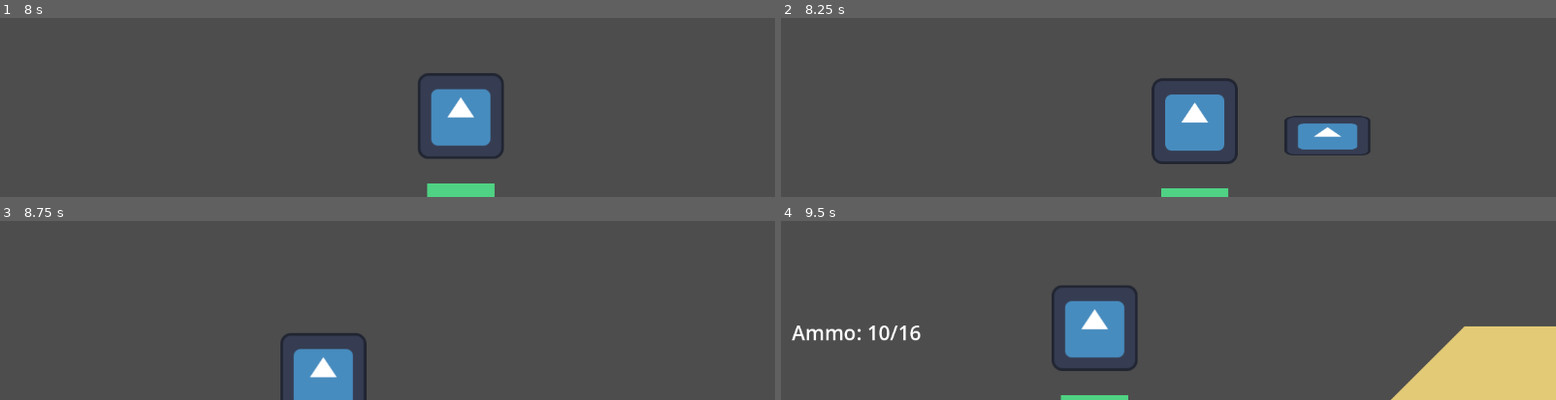
Above: before the commit, frames 1-4 (two rows, left to right).
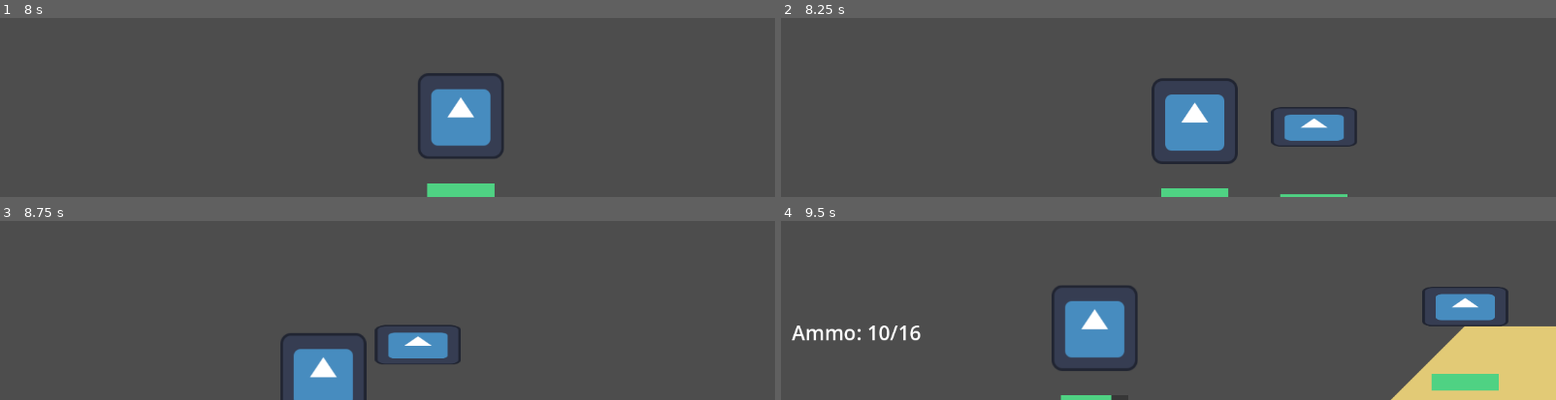
Above: after the commit, the same moments.

Repository: dzfrias/gladiator
Game: Godot game, scene res://scenes/playtest_scene.tscn
Same seed, same stepped clock (60 frames per second), same inputs: the game is played once before the commit and once after it. This scene is started directly instead of the project's main scene. The engine's default icon, where the game draws it, is replaced by a stand-in: a white triangle on a blue panel in a dark square.
Inputs (mouse positions are in pixels of both pictures, inside the frame that each line leads up to):
- Up to frame 1 (8 s): move the mouse to (348, 66) at 0.52 s; press the mouse at (348, 66) at 0.53 s; hold D (right) 0.53-2.03 s; tap Space (jump) at 0.77, 1.07, 1.52, 1.82, 3.02, 3.32, 3.77, 4.07, 4.52, 4.82, 6.02, 6.32, 6.77, 7.07, 7.52, 7.82 s; move the mouse to (620, 44) at 1.27 s; release the mouse at (620, 44) at 1.28 s; tap E (roll) at 1.35, 5.85 s; move the mouse to (outside the picture) at 2.02 s; hold Q (toggle_weapon) 2.03-2.78 s; hold A (left) 2.03-4.28 s; move the mouse to (outside the picture) at 2.77 s; click (outside the picture) at 2.85 s; move the mouse to (outside the picture) at 3.52 s; hold E (roll) 3.53-4.28 s; move the mouse to (outside the picture) at 4.27 s; hold D (right) from 4.28 s (still down); tap Q (toggle_weapon) at 4.35 s; move the mouse to (outside the picture) at 5.02 s; press the mouse at (outside the picture) at 5.03 s; move the mouse to (outside the picture) at 5.77 s; release the mouse at (outside the picture) at 5.78 s; move the mouse to (348, 66) at 6.52 s; hold Q (toggle_weapon) 6.53-7.28 s; move the mouse to (620, 44) at 7.27 s; click (620, 44) at 7.35 s
- Up to frame 2 (8.25 s): move the mouse to (outside the picture) at 8.02 s; release D (right) at 8.03 s; hold A (left) from 8.03 s (still down); hold E (roll) from 8.03 s (still down)
- Up to frame 3 (8.75 s): keep holding A (left); keep holding E (roll)
- Up to frame 4 (9.5 s): keep holding A (left); move the mouse to (outside the picture) at 8.77 s; release E (roll) at 8.78 s; tap Q (toggle_weapon) at 8.85 s; tap Space (jump) at 9.02, 9.32 s

Frame 1 is identical in both runs. In frame 2, 1.9% of the frame differs, in the area x 63-77%, y 49-100%; in frame 3, 1.5%; in frame 4, 2.4%, in the area x 42-94%, y 36-100%.

Commit message:
remove knockback and stun of weapon

Diff:
--- a/scripts/enemies/vulture.gd
+++ b/scripts/enemies/vulture.gd
@@ -7,9 +7,6 @@
 @export var x_acceleration := 300.0
 @export var stop_dist := 300.0
 @export var fly_height := 400.0
-@export var stun_duration: float = 0.1
-@export var recovery_time: float = 0.1
-@export var knockback_air_resistance: float = 5000
 @export_category("Attack")
 @export var attack_idle_time := 1.0
 @export var attack_windup_time := 0.3
@@ -38,8 +35,6 @@
 enum State {
 	IDLE,
 	TRACKING,
-	HIT,
-	RECOVER,
 	ATTACK_WINDUP,
 }
 
@@ -55,7 +50,7 @@
 	# This is the distance from the optimal idle position in the y axis
 	# this number will almost always be greater than zero
 	var fly_target := (ground_y - fly_height) - position.y
-	if fly_target > 1 and _state != State.HIT:
+	if fly_target > 1:
 		# Set our velocity to move us down (closer to fly target)
 		_velocity.y = move_toward(_velocity.y, y_speed, y_acceleration * delta)
 
@@ -97,7 +92,6 @@
 	var dy := fly_height
 	_state = State.ATTACK_WINDUP
 	await get_tree().create_timer(attack_windup_time).timeout
-	if _state != State.ATTACK_WINDUP: return
 	assert(_state == State.ATTACK_WINDUP)
 
 	_state = State.TRACKING if _tracking else State.IDLE
@@ -138,28 +132,10 @@
 
 func _on_health_damage_taken(_amount: float) -> void:
 	print("Vulture damage taken")
-	knockback()
-	_state = State.HIT
 
 func _on_health_died() -> void:
 	print("Vulture died")
 	queue_free()
-
-func knockback():
-	# Knocks enemy backs and stuns them for short duration
-	await get_tree().create_timer(stun_duration).timeout
-	_state = State.RECOVER
-	recover()
-
-func recover():
-	await get_tree().create_timer(stun_duration).timeout
-	_state = State.IDLE
-	for body in detection_zone.get_overlapping_bodies():
-		if body is Player:
-			if _state == State.IDLE:
-				await get_tree().create_timer(recovery_time).timeout
-				_state = State.TRACKING
-			_tracking = body
 
 static func _firing_angle(v: float, dx: float, dy: float) -> float:
 	const GRAVITY = 980.0
--- a/scripts/enemies/wolf.gd
+++ b/scripts/enemies/wolf.gd
@@ -8,9 +8,6 @@
 @export var attack_time: float = 0.6
 @export var attack_windup_time: float = 0.1
 @export var attack_tired_time: float = 0.8
-@export var stun_duration: float = 0.1
-@export var recovery_time: float = 0.1
-@export var knockback_air_resistance: float = 5000
 
 @onready var detection_zone: Area2D = $DetectionZone
 
@@ -24,8 +21,6 @@
 	# Detected player in zone, follow
 	TRACKING,
 	ATTACKING,
-	HIT,
-	RECOVER,
 	# Recovering from attack (or beginning an attack)
 	TIRED,
 }
@@ -60,8 +55,6 @@
 			velocity.x = 0
 		State.TIRED:
 			velocity.x = 0
-		State.RECOVER:
-			pass
 		State.ATTACKING:
 			assert(_attack_direction != 0)
 			velocity.x = _attack_direction * attack_speed
@@ -72,19 +65,16 @@
 	assert(abs(_attack_direction) == 1)
 	_state = State.TIRED
 	await get_tree().create_timer(attack_windup_time).timeout
-	if _state != State.TIRED or abs(_attack_direction) != 0: return
 	assert(_state == State.TIRED and abs(_attack_direction) == 1)
 	_state = State.ATTACKING
 	velocity.y = attack_jump
 	$AttackBox/CollisionShape2D.disabled = false
 	await get_tree().create_timer(attack_time).timeout
-	if _state != State.ATTACKING: return
 	assert(_state == State.ATTACKING)
 	_attack_direction = 0
 	_state = State.TIRED
 	$AttackBox/CollisionShape2D.disabled = true
 	await get_tree().create_timer(attack_tired_time).timeout
-	if _state != State.TIRED: return
 	assert(_state == State.TIRED)
 
 	_state = State.TRACKING if _tracking else State.IDLE
@@ -103,8 +93,6 @@
 
 func _on_health_damage_taken(_amount: float) -> void:
 	print("Wolf damage taken")
-	knockback()
-	_state = State.HIT
 
 func _on_health_died() -> void:
 	print("Wolf died")
@@ -115,20 +103,3 @@
 		return
 	var player := body as Player
 	player.damage(attack_damage)
-
-func knockback():
-	# Knocks enemy backs and stuns them for short duration
-	await get_tree().create_timer(stun_duration).timeout
-	_state = State.RECOVER
-	recover()
-
-func recover():
-	velocity = Vector2.ZERO
-	await get_tree().create_timer(stun_duration).timeout
-	_state = State.IDLE
-	for body in detection_zone.get_overlapping_bodies():
-		if body is Player:
-			if _state == State.IDLE:
-				await get_tree().create_timer(recovery_time).timeout
-				_state = State.TRACKING
-			_tracking = body
--- a/scripts/player/player.gd
+++ b/scripts/player/player.gd
@@ -10,7 +10,7 @@
 
 @export var melee_box: Area2D
 @export var melee_damage: float = 5
-@export var melee_knockback: Vector2 = Vector2(1000, -1000)
+@export var melee_knockback: Vector2 = Vector2(1000, -500)
 @export var melee_cooldown: float = 2
 
 # NOTE this field can be null (if the player has no weapon)
Not shown: 1 places in scenes/basic_structure.tscn that only renumber resources
